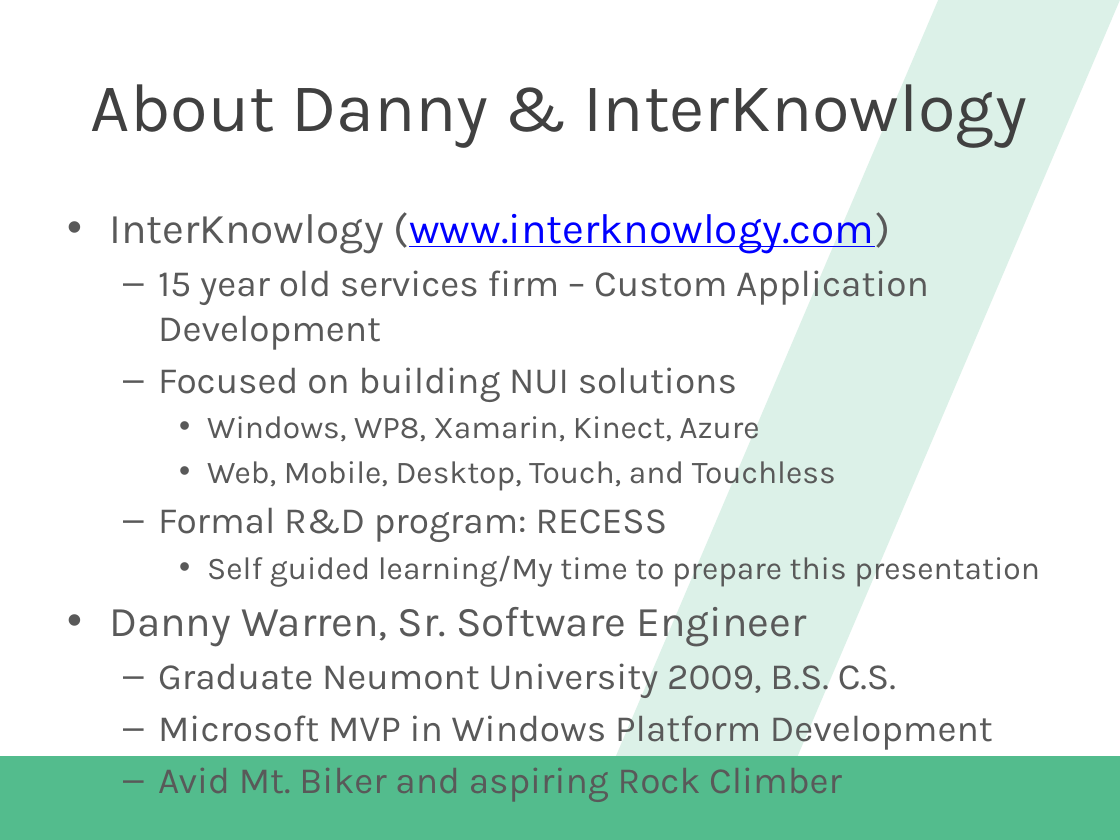
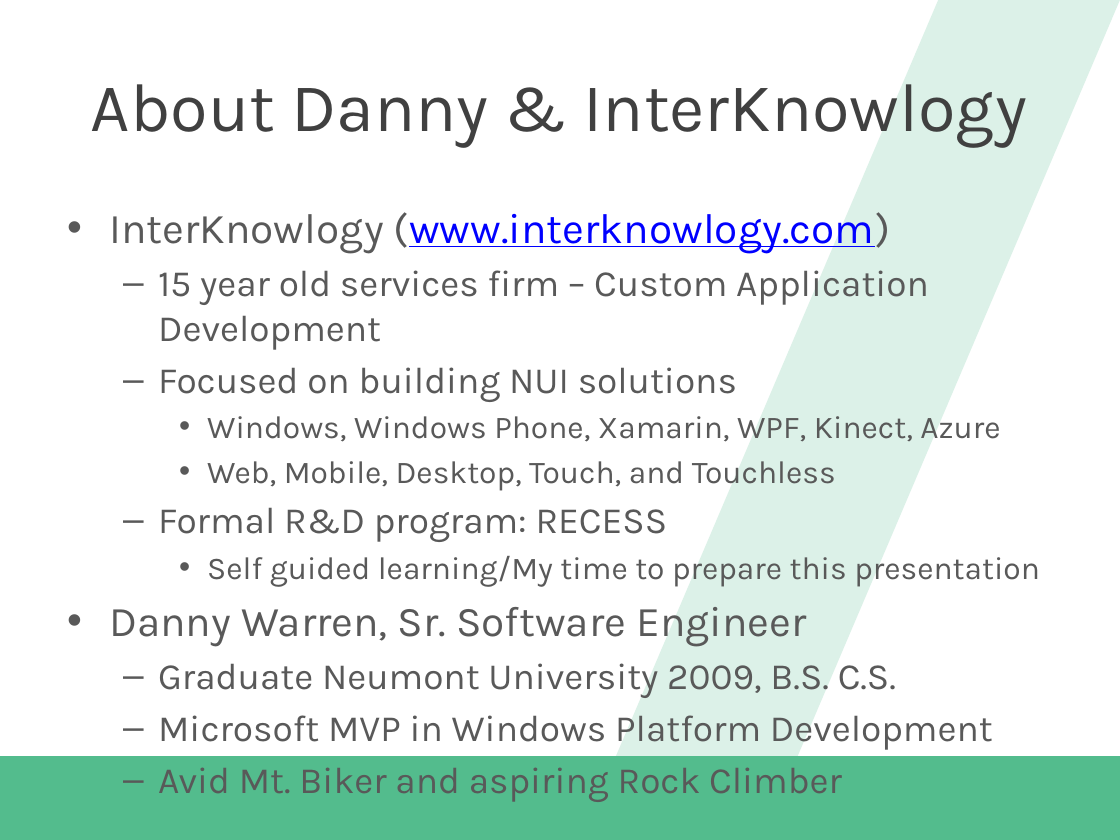
Before and after one commit to dannydwarren/WindowsLocationAndProximity, a slide deck: slide 2 of Master Windows 8.1 Location and Proximity Capabilities.pptx. Drawn at 1120x840 pixels with LibreOffice and Linux fonts; fonts in the diff are those of the drawing; background and template pictures are left out. Boxes give left, top, right and bottom in pixels: in the first picture for what was removed or moved away, otherwise in the second. Text is boxed around its words. In the diff, an @@ line names an element or a change of style, - is before the commit and + after.

```diff
--- a/Master Windows 8.1 Location and Proximity Capabilities.pptx
+++ b/Master Windows 8.1 Location and Proximity Capabilities.pptx
@@ text at (207,416,1000,442): text changed @@
-    • Windows, WP8, Xamarin, Kinect, Azure
+    • Windows, Windows Phone, Xamarin, WPF, Kinect, Azure
```
Also in this commit, not shown: 4 other slides changed, 1 slide removed, 2 other files.
